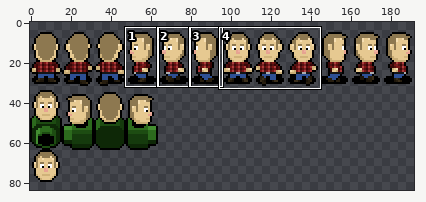
One commit to this sprite sheet: game/assets/images/players/vinny.png. Above: a wide view before the commit, with the close-up outlined.
Close-up. The starting point:
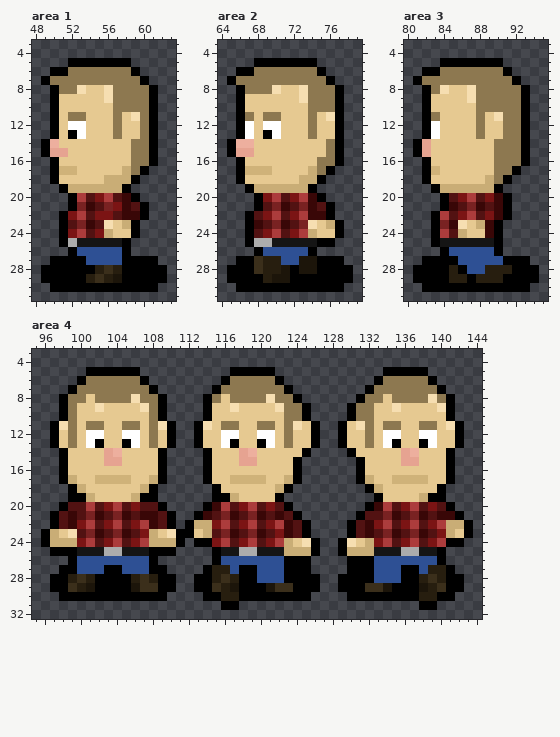
The file is 192x96 pixels. Colours within 5 levels of each other are drawn and written as one. Shown: area 1: x 48..63, y 3..31; area 2: x 64..79, y 3..31; area 3: x 80..95, y 3..31; area 4: x 95..144, y 3..32. The wide view leaves out empty margins. The commit also changed other parts of the picture, which this record leaves out.
And afterwards:
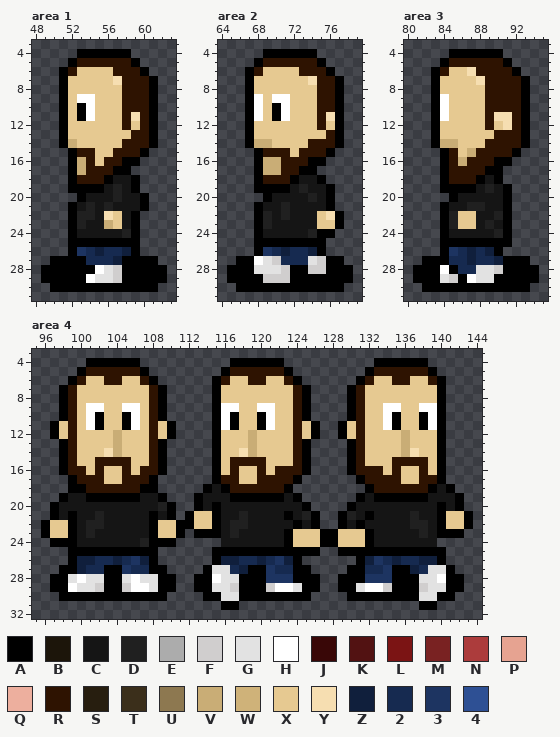
Palette (. is transparent): A #000000  B #1c150a  C #151515  D #202020  E #acacac  F #d0cece  G #e2e2e2  H #ffffff  J #390707  K #521212  L #7b1414  M #792222  N #ac3c3c  P #e6a391  Q #edaf9e  R #2e1301  S #271e0f  T #3b2f1b  U #8d7850  V #c9ad76  W #cfb279  X #e6c991  Y #f6deb1  Z #101f3c  2 #162a50  3 #1d3461  4 #2e5094
Edits made:
Changed rows in their new state; - is an unchanged pixel.
Area 1:
first column x 49:
 4 ----AAAAAA---
 5 ----RRRRRRA--
 6 -.-RXXXXRRRA-
 7 ..AXXXXXYRRRA
 8 -.AXX--XXRRR-
 9 -.A-HH-XXRRR-
10 -.A-AH--XRRR-
11 -.AXAH--XR-R-
12 -.AXX---XR-R-
13 -.AXX---X-RR-
14 ..AV-----RRR-
15 ...ARR--RRRA.
16 -..AVR-RRAA..
17 -..AVRRRAA..-
18 -..ARRRACC---
19 --.AAAACDCA--
20 ---.ACCCDCCA-
21 ----CDCDCCC--
22 --.ADDCYXCA.-
23 --.ADCCV-C---
24 --.ACCCCCD---
25 --.AAAAAA-A--
26 ----32Z22ZA--
27 -----222Z----
28 ------HGF----
29 -----HGGF----
Area 2:
first column x 65:
 4 ----AAAAAA---
 5 ----RRRRRRA--
 6 -.-RXXXXRRRA-
 7 ..AXXXXXXYRRA
 8 -.AXXX--XXRR-
 9 -.AH-HH-XXRR-
10 -.AH-AH--XRR-
11 -.AHXAH--XR--
12 -.A-XX---XR--
13 -.A-XX---X-R-
14 ..AVV----RRR-
15 ...ARRR-RRRA.
16 -..AVVRRRAA..
17 -..AVVRRAA..-
18 -..ARRRACC---
19 --.AAAACDCCA-
20 ---.ACCCCDCA-
21 ----CCDCCCC--
22 --.ADCDCCCXYA
23 --.ADCCCCC-X-
24 --.ACCCCCDAA.
25 --.AAAAAAA-.-
26 ----32Z22ZA--
27 ---HGF222GF--
28 ---GGGF-AFF--
29 ----FFF------
Area 3:
first column x 81:
 4 ----AAAAAA---
 5 ----RRRRRRA--
 6 -.-RXXYRRRRA-
 7 ..AXXXXYRRRRA
 8 -.AX--XXRRRR-
 9 -.AH--XXRRRR-
10 -.AH---XRRRR-
11 -.AH---XR-YR-
12 -.A----XR-YR-
13 -.A----X-RRR-
14 ..AVV---RRRR-
15 ...AR-VRRRRA.
16 -..ARVRRRAA..
17 -..ARRRRAA..-
18 -..ARRRACA.--
19 --.AAAACDCA--
20 ---.ACCCCC---
21 ----CCDDCC---
22 --.ADXXCCD---
23 --.ADX-CDCA--
24 --.ACCCCCDA--
25 --.AAAAAA-A--
26 ----32Z2Z----
27 ----22Z22Z---
28 ---HA22GGFA--
29 ---GFAHGGA---
Area 4:
first column x 96:
 4 -----AAAAAA----------AAAAAA----------AAAAAA-----
 5 ----ARRRRRRA--------ARRRRRRA--------ARRRRRRA----
 6 ---ARXXRRXXRA------ARXXRRXXRA------ARXXRRXXRA---
 7 --ARXXXXXXXXRA------XXXXXXXXRA----ARXXXXXXXX----
 8 ---RX-XXXXXXR-----.A-XXXXXXXRA----ARXX-XXXXXA.--
 9 ---R-HH--HHXR-----.AHH--HHXXR------RX-HH--HHA.--
10 ---R-HA--AH-R-----.AHA--AH-XR------RX-HA--AHA.--
11 --XR-HA--AH-RX---..AHA--AH-XR------RX-HA--AHA..-
12 ---R-XX-VXX-R----..AXX-VXX-XR------RX-XXV-XXA..-
13 -.AR-XX-VXX-RA.--..AXX-VXX-XRA.--.ARX-XXV-XXA..-
14 ---R---YV---R-----.A--YV----R------R----VY--A.--
15 ---R--RRRR--R-----.A-RRRR---RA----AR---RRRR-A.--
16 ---RR-R--R-RR-----.A-R--R-RRRA----ARRR-R--R-A.--
17 --.ARRRXXRRRA.----.ARRXXRRRR--------RRRRXXRRA.--
18 ----ARRRRRRA------ACARRRRRR----------RRRRRRACA--
19 --ACCAAAAAACCA---ACCCAAAAA-CA------AC-AAAAACCCA-
20 -ACCCCCCCCCCCDA--ACACCCCCCCCCA----ACCCCCCCCCACA-
21 --CACCDCCCCCAC--AXXACCDCCCCACDA--ADCACCCCDCCAXXA
22 AXXACDDCCCCCAXXA-XXACDDCCCCCACA--ACACCCCCDDCAXX-
23 -X-ACDCCCCCCA-X-.AAACDCCCCCAXXXAAXXXACCCCCDCAAA.
24 .AAACCCCCCCDAAA.-...CCCCCCCA-XXAAXX-ACCCCCCC...-
25 -..-AAAAAAAA-..-----AAAAAAAAAA----AAAAAAAAAA----
26 ----ZZ22Z23Z--------ZZ22Z23Z-.----.-Z32Z22ZZ----
27 ----Z22--322-------GG2Z-A322--------223A-Z2GG---
28 ---GHGG--GHGG------HGG--A333--------333A--GGH---
29 ---HGGF--FHHG------GGF---FHHG------GHHF---FGG---
30 --------------------GG--------------------GG----
Changed places in both close-ups, as pixel boxes (x1, y1, x2, y2):
changed: (41, 49, 158, 283)
changed: (227, 49, 344, 283)
changed: (413, 49, 530, 283)
changed: (41, 358, 473, 601)
